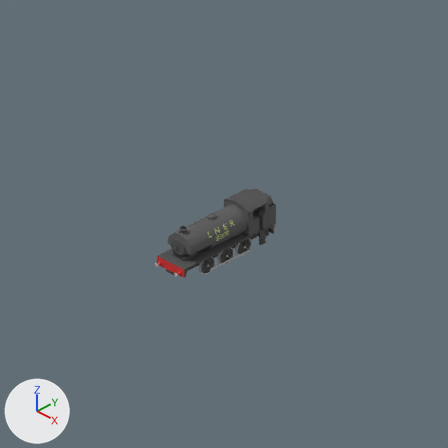
A saved change to the Blender file lner-j94.blend.
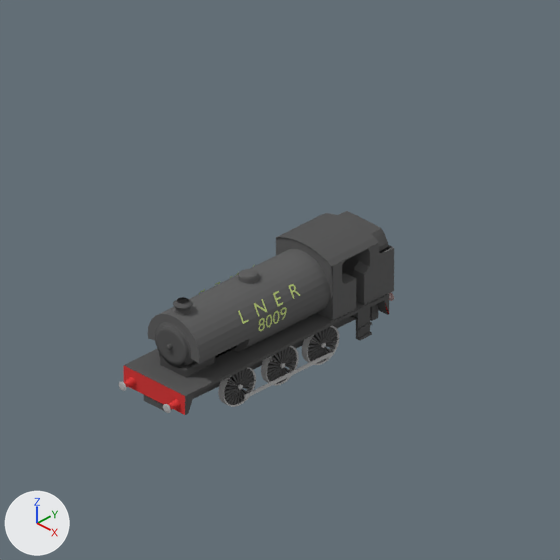
Old and new are each drawn from the file's camera 'Camera' and again close up on the part from 23% to 78% of the width and 21% to 76% of the height. Every picture has the same lights, and +X, +Y and +Z are marked at lower left.
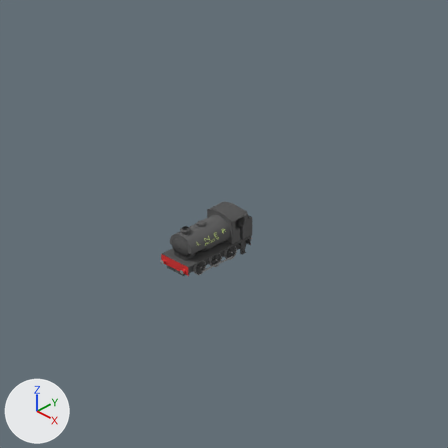
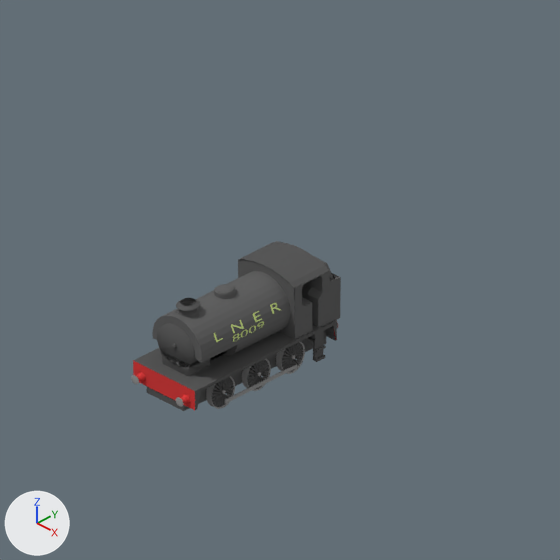
Boxes [x1, y1, x2, y2] around the edits, measured in the close-ups (560 x 560 px; the box of a moved part takes in the faces that stretch with it):
'Cylinder.002', moved, rescaled (23% narrower, 20% shorter)
    before: [148, 249, 330, 364]
    after: [152, 271, 291, 363]
'Tube.001', moved, rescaled (18% narrower, 8% shorter)
    before: [238, 213, 379, 320]
    after: [214, 241, 329, 339]
'Cube.016', moved, rescaled (22% narrower, 25% shorter)
    before: [124, 301, 372, 415]
    after: [133, 325, 326, 410]
'Cube.002', moved, rescaled
    before: [331, 243, 394, 320]
    after: [238, 242, 341, 339]
'Cylinder.013', moved
    before: [155, 323, 237, 377]
    after: [157, 323, 227, 376]
'Cylinder.003', moved, rescaled
    before: [302, 326, 339, 365]
    after: [276, 342, 305, 374]
'Cylinder.001', moved, rescaled
    before: [261, 346, 299, 386]
    after: [242, 359, 271, 391]
'Cylinder.005', moved, rescaled
    before: [218, 367, 256, 407]
    after: [206, 376, 235, 409]
'Cube.014', reshaped, moved, rescaled (23% narrower, 24% shorter)
    before: [144, 304, 378, 411]
    after: [147, 330, 326, 411]
'Cube.013', moved, rescaled
    before: [244, 352, 332, 399]
    after: [225, 365, 297, 403]
'Cube.001', moved, rescaled
    before: [339, 211, 389, 251]
    after: [310, 255, 334, 282]
'Cube.018', moved, rescaled (29% wider, 10% taller)
    before: [173, 297, 193, 316]
    after: [175, 298, 201, 319]
'Cube.010', moved, rescaled
    before: [370, 293, 389, 315]
    after: [323, 320, 337, 341]
'Cylinder.011', moved, rescaled (17% narrower, 7% shorter)
    before: [163, 399, 180, 413]
    after: [176, 394, 190, 407]
'Cylinder.004', moved, rescaled (17% narrower, 13% shorter)
    before: [119, 377, 136, 391]
    after: [131, 372, 145, 384]
part 1 of me_cube_014, moved or reshaped
    before: [144, 307, 372, 411]
    after: [147, 338, 313, 411]

Edits to the bpy script that builds the scene:
```text
Change me_cube_014:
    where me_cube_014.from_pydata(...)  # 28 vertices, 23 faces; spans x -0.52..0.51, y -0.28..0.25, z -1.01..3.55
    used by ob_cube_014; location = (0.08, 1.14, 0.79); rotation_euler = (1.571, 0.0, 0.0), in degrees (90, 0, 0); scale = (1.39, 1.39, 1.48)
    before: 0 (0.28, 0.21, -0.86), 1 (0.28, -0.28, -0.86), 2 (-0.28, -0.28, -0.86), 3 (-0.28, 0.21, -0.86), 4 (0.28, 0.25, 3.55) at pixel (166, 387)
    before: 5 (0.28, -0.24, 3.55) at pixel (166, 412), 6 (-0.28, -0.24, 3.55) at pixel (143, 400), 7 (-0.28, 0.25, 3.55) at pixel (143, 375)
    me_cube_014 part 1
    add for i in [2, 3, 6, 7]: me_cube_014.vertices[i].co += Vector((-0.16, 0.0, 0.0))
    add for i in [0, 1, 4, 5]: me_cube_014.vertices[i].co += Vector((0.19, 0.0, 0.0))
Change ob_cylinder_002:
    ob_cylinder_002.location: (0.06, -0.97, 1.86) -> (0.06, -1.56, 1.82)
    ob_cylinder_002.scale: (0.864, 0.791, 0.864) -> (0.821, 0.745, 0.623)
Change ob_cylinder_005:
    ob_cylinder_005.location: (-0.68, -2.11, 0.53) -> (-0.68, -2.67, 0.61)
    ob_cylinder_005.scale: (-1.13, -1.04, -1.94) -> (-0.828, -0.885, -1.94)
Change ob_cylinder_001:
    ob_cylinder_001.location: (-0.68, -0.69, 0.53) -> (-0.68, -1.48, 0.61)
    ob_cylinder_001.scale: (-1.13, -1.04, -1.94) -> (-0.828, -0.885, -1.94)
Change ob_cube_001:
    ob_cube_001.location: (0.01, 3.13, 2.5) -> (0.02, 1.23, 2.32)
    ob_cube_001.scale: (1.77, 1.37, 1.25) -> (1.77, 1.02, 1.18)
Change ob_cube_002:
    ob_cube_002.location: (0.85, 2.21, 1.66) -> (0.85, 0.6, 1.63)
    ob_cube_002.scale: (1.61, 0.98, 1.25) -> (1.61, 0.922, 0.926)
Change ob_cylinder_003:
    ob_cylinder_003.location: (-0.68, 0.67, 0.53) -> (-0.68, -0.34, 0.61)
    ob_cylinder_003.scale: (-1.13, -1.04, -1.94) -> (-0.828, -0.885, -1.94)
Change ob_cylinder_004:
    ob_cylinder_004.location: (-0.65, -4.25, 0.84) -> (-0.65, -3.89, 0.84)
    ob_cylinder_004.scale: (1.39, 1.27, 1.39) -> (1.39, 1.27, 0.963)
Change ob_cube_010:
    ob_cube_010.location: (0.07, 4.95, 1.21) -> (0.07, 2.51, 1.21)
    ob_cube_010.scale: (1.22, 1.12, 1.5) -> (0.848, 1.12, 1.5)
Change ob_cylinder_013:
    ob_cylinder_013.location: (0.07, -2.68, 1.85) -> (0.07, -2.8, 1.8)
Change ob_cube_013:
    ob_cube_013.location: (1.27, -2.08, 0.31) -> (1.27, -2.75, 0.45)
    ob_cube_013.scale: (1.25, 1.27, 1.39) -> (1.03, 1.27, 1.39)
Change ob_cylinder_011:
    ob_cylinder_011.location: (0.83, -4.25, 0.84) -> (0.83, -3.89, 0.84)
    ob_cylinder_011.scale: (1.39, 1.27, 1.39) -> (1.39, 1.27, 0.963)
Change ob_cube_014:
    ob_cube_014.location: (0.08, 1.14, 0.79) -> (0.08, -0.14, 0.79)
    ob_cube_014.scale: (1.39, 1.39, 1.48) -> (1.39, 1.39, 1.03)
Change ob_tube_001:
    ob_tube_001.location: (0.1, 1.34, 2.34) -> (0.1, -0.05, 2.27)
    ob_tube_001.scale: (1.39, 1.01, 1.79) -> (1.03, 0.951, 1.79)
Change ob_cube_016:
    ob_cube_016.location: (0.08, 3.26, 1.9) -> (0.08, 1.33, 1.9)
    ob_cube_016.scale: (1.39, 1.27, 2.4) -> (0.963, 1.27, 2.4)
Change ob_cube_018:
    ob_cube_018.location: (0.07, -3.02, 4.05) -> (0.07, -2.8, 3.88)
    ob_cube_018.scale: (1.39, 2.43, 1.39) -> (1.82, 2.29, 1.65)
```
